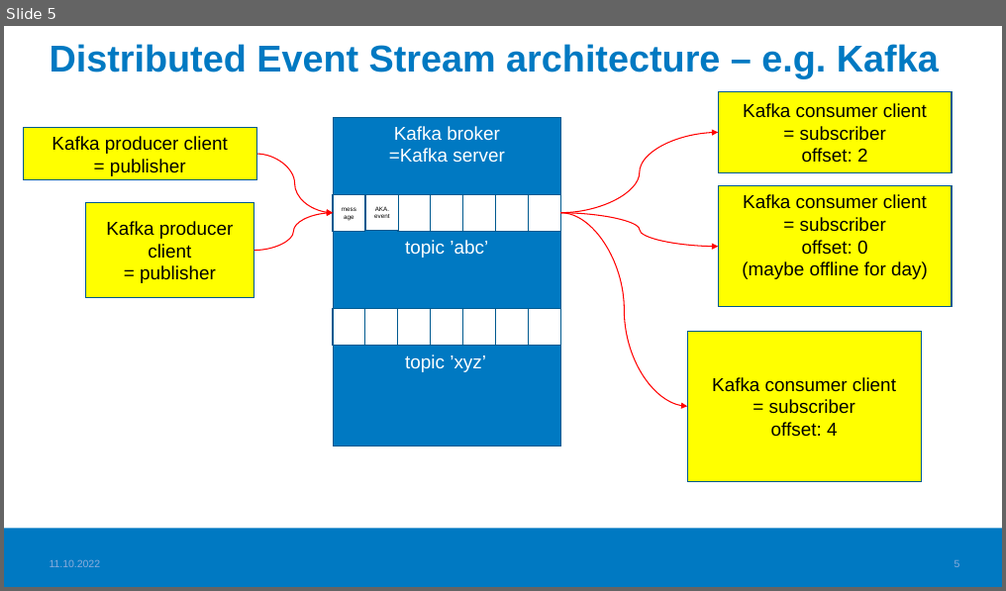
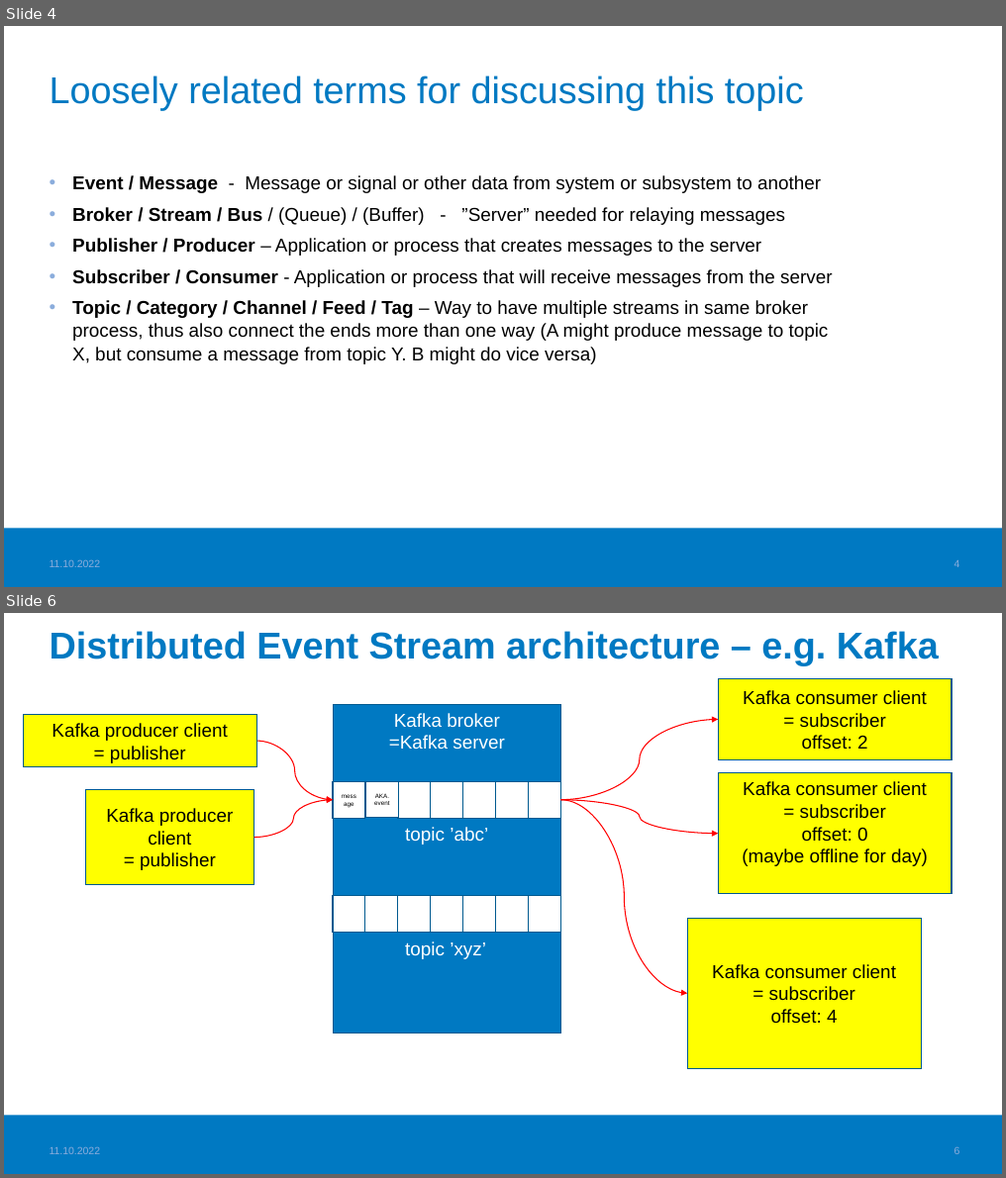
Before and after one commit to haagahelia/ohke-teknologiat, a slide deck: 06_ohjelmistoarkkitehtuurit_ja_patternit/ApacheKafka_DistributedEventStreamOrBroker.pptx. Shown one above the other, each under a label of ours: slide 5 before the commit, slides 4 and 6 after it; the slides between them are not shown. The pictures are 1006x591 and 1006x1178 pixels, drawn with LibreOffice and Linux fonts; fonts in the diff are those of the drawing; background and template pictures are left out. Boxes give left, top, right and bottom in pixels: in the first picture for what was removed or moved away, otherwise in the second. Text is boxed around its words. In the diff, an @@ line names an element or a change of style, - is before the commit and + after.

```diff
--- a/06_ohjelmistoarkkitehtuurit_ja_patternit/ApacheKafka_DistributedEventStreamOrBroker.pptx
+++ b/06_ohjelmistoarkkitehtuurit_ja_patternit/ApacheKafka_DistributedEventStreamOrBroker.pptx
@@ slide 4 added at box(4, 26, 1002, 587), background #FFFFFF; not listed: 1 template element that a slide beside it also shows @@
@@ title added at box(50, 76, 804, 111), 36 pt, text #0079C2 @@
+Loosely related terms for discussing this topic
@@ text added at box(72, 175, 832, 365), 18 pt, text #000000 @@
+• Event / Message - Message or signal or other data from system or subsystem to another
+• Broker / Stream / Bus / (Queue) / (Buffer) - ”Server” needed for relaying messages
+• Publisher / Producer – Application or process that creates messages to the server
+• Subscriber / Consumer - Application or process that will receive messages from the server
+• Topic / Category / Channel / Feed / Tag – Way to have multiple streams in same broker process, thus also connect the ends more than one way (A might produce message to topic X, but consume a message from topic Y. B might do vice versa)
@@ text added at box(50, 560, 101, 568), 10 pt, text #8BADDC @@
+11.10.2022
@@ page number added at box(954, 561, 960, 568), 10 pt, text #8BADDC @@
+4
@@ what was slide 5 is now slide 6 @@
```
Also in this commit, not shown: 5 slides changed, 3 other files.
